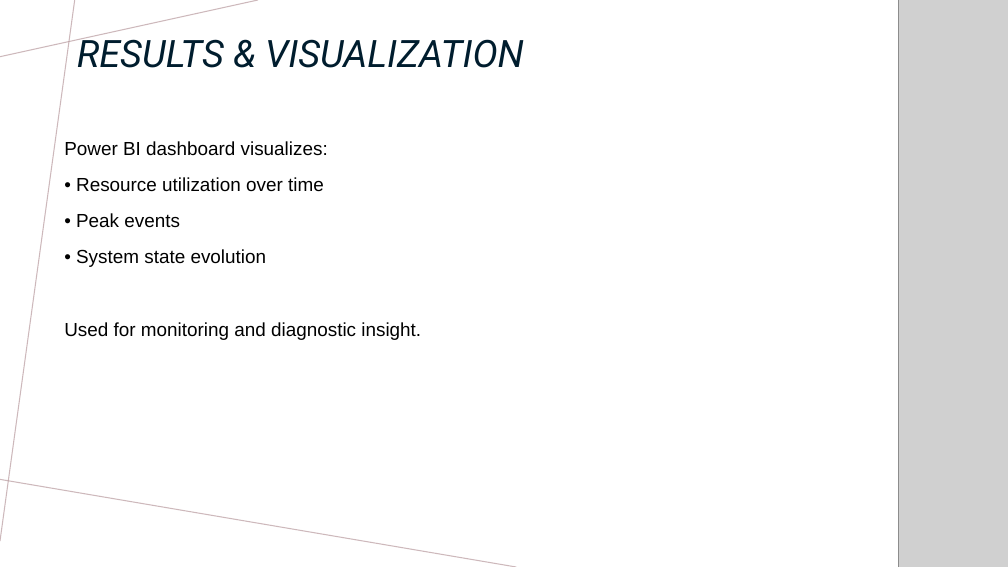
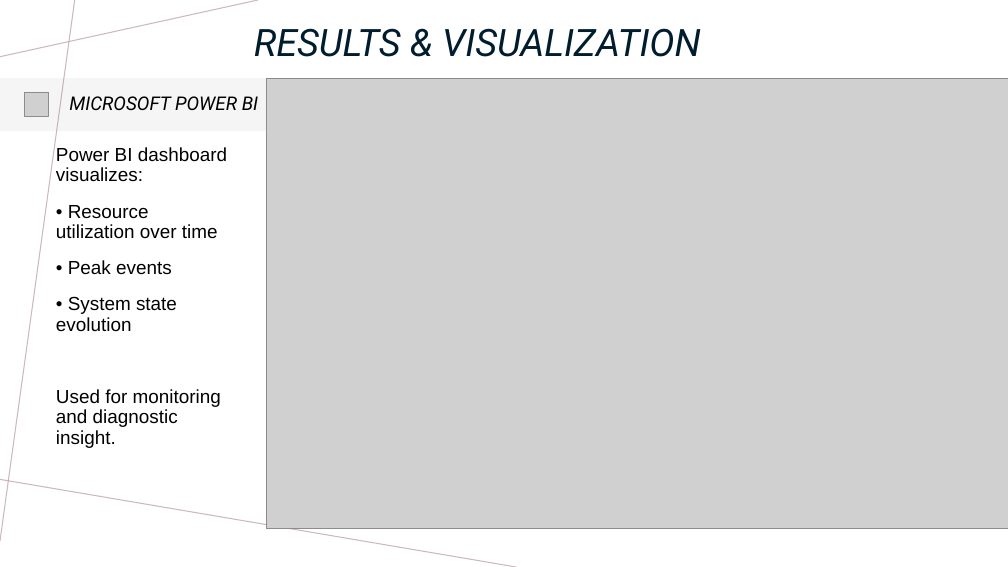
Before and after one commit to HaroldVaHe/DigitalTwin, a slide deck: slide 9 of Presentation/Digital_Twin_Server_Project.pptx. Drawn at 1008x567 pixels with LibreOffice and Linux fonts; fonts in the diff are those of the drawing; grey boxes stand for pictures. Boxes give left, top, right and bottom in pixels: in the first picture for what was removed or moved away, otherwise in the second. Text is boxed around its words. In the diff, an @@ line names an element or a change of style, - is before the commit and + after.

```diff
--- a/Presentation/Digital_Twin_Server_Project.pptx
+++ b/Presentation/Digital_Twin_Server_Project.pptx
@@ title "RESULTS & VISUALIZATION" rewrapped from <box>77,33,524,68</box> to <box>254,28,701,57</box> @@
@@ picture removed at <box>898,0,1008,567</box> @@
@@ rectangle added at <box>0,78,967,131</box>, fill #494748 at 5% opacity, 18 pt, text #000000, italic @@
+MICROSOFT POWER BI
@@ picture added at <box>266,78,1008,529</box> @@
@@ picture added at <box>24,92,48,116</box> @@
@@ text "Power BI dashboard visualizes:" rewrapped from <box>64,141,421,340</box> to <box>56,147,227,448</box> @@
```
Also in this commit, not shown: 6 other slides changed, 2 slides removed.
